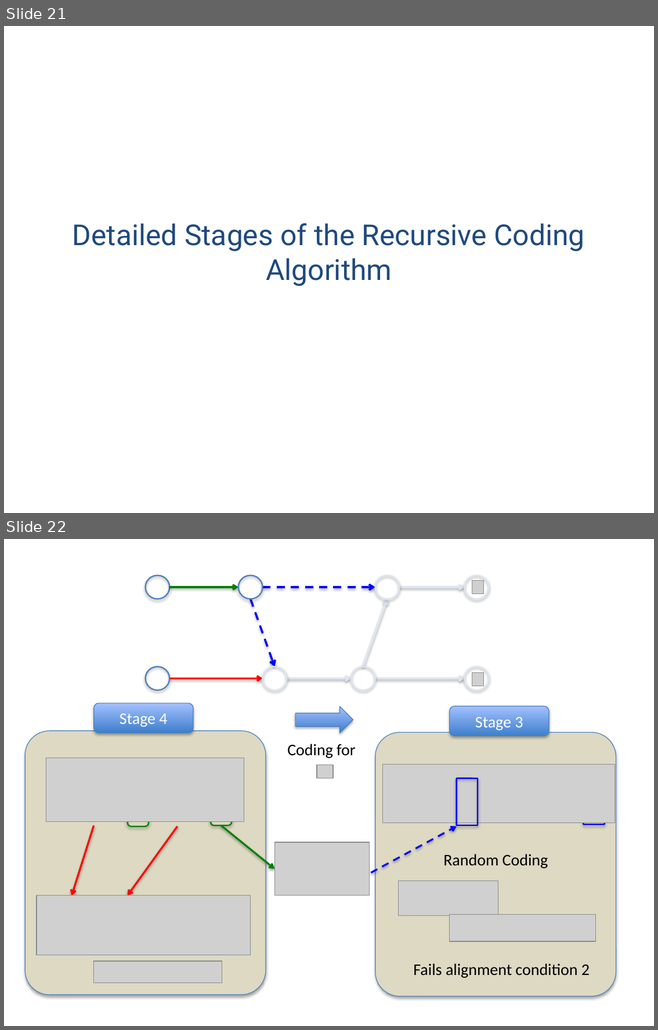
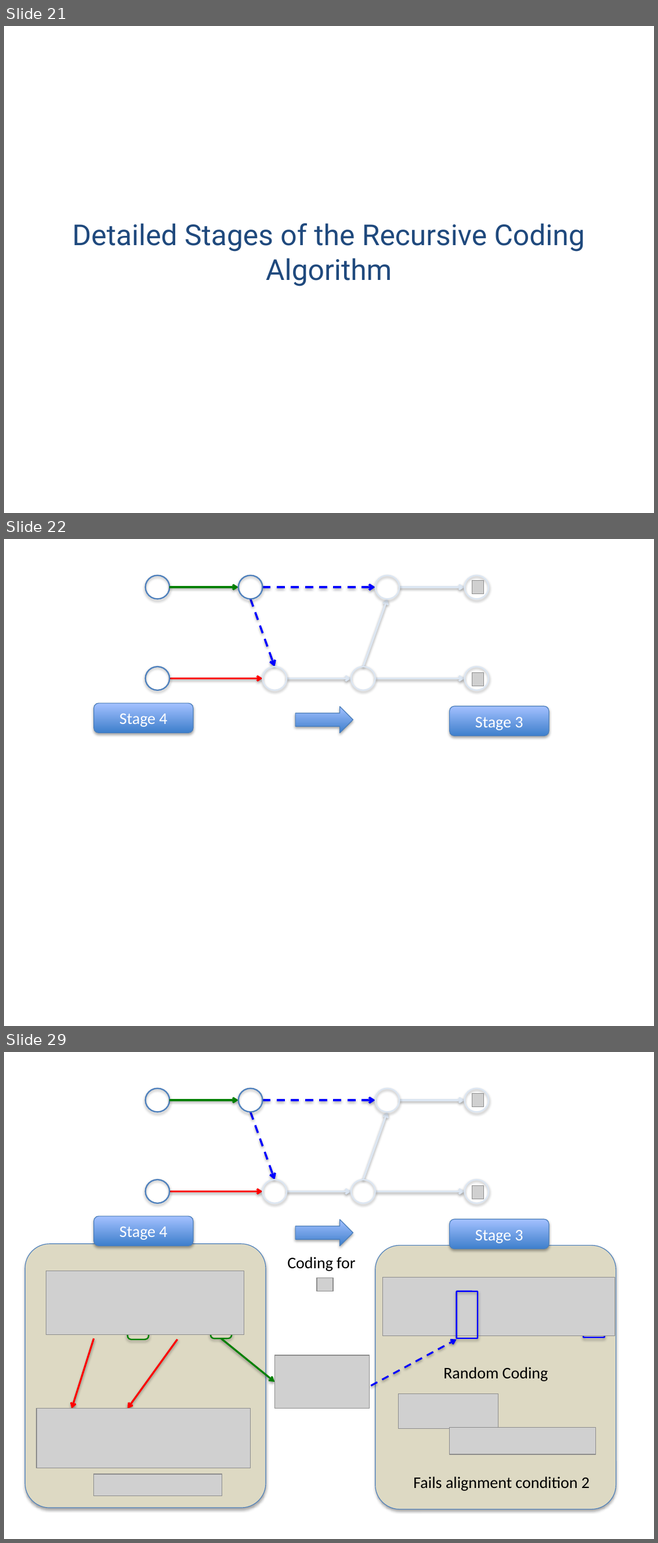
Before and after one commit to weifei/tuz, a slide deck: ExampleSlides.pptx. Shown one above the other, each under a label of ours: slides 21 and 22 before the commit, slides 21, 22 and 29 after it; the slides between them are not shown. The pictures are 658x1030 and 658x1543 pixels, drawn with LibreOffice and Linux fonts; fonts in the diff are those of the drawing; grey boxes stand for pictures; background and template pictures are left out. Boxes give left, top, right and bottom in pixels: in the first picture for what was removed or moved away, otherwise in the second. Text is boxed around its words. In the diff, an @@ line names an element or a change of style, - is before the commit and + after.

```diff
--- a/ExampleSlides.pptx
+++ b/ExampleSlides.pptx
@@ slide 22 added at (4,539,654,1026), background #FFFFFF @@
@@ ellipse added at (146,576,170,599), outline #4F81BD 1.5 pt @@
@@ arrow added from (170, 587) to (238, 587), #008000 2 pt @@
@@ ellipse added at (238,576,263,599), outline #4F81BD 1.5 pt @@
@@ arrow added from (263, 587) to (375, 587), #0000FF 2.25 pt dashed @@
@@ ellipse added at (375,576,399,599), outline #DCE6F2 1.5 pt @@
@@ arrow added from (399, 587) to (465, 587), #DCE6F2 2 pt @@
@@ ellipse added at (465,576,489,599), outline #DCE6F2 1.5 pt @@
@@ picture added at (471,581,484,594) @@
@@ arrow added from (250, 599) to (274, 667), #0000FF 2.25 pt dashed @@
@@ arrow added from (363, 667) to (387, 599), #DCE6F2 2 pt @@
@@ ellipse added at (146,667,170,690), outline #4F81BD 1.5 pt @@
@@ ellipse added at (263,667,286,690), outline #DCE6F2 1.5 pt @@
@@ ellipse added at (351,667,375,690), outline #DCE6F2 1.5 pt @@
@@ ellipse added at (465,667,489,690), outline #DCE6F2 1.5 pt @@
@@ picture added at (471,673,484,686) @@
@@ arrow added from (170, 679) to (263, 679), #FF0000 2 pt @@
@@ arrow added from (286, 679) to (351, 679), #DCE6F2 2 pt @@
@@ arrow added from (375, 679) to (465, 679), #DCE6F2 2 pt @@
@@ rounded rectangle added at (94,703,193,733), fill gradient #3F80CE to #A4C4FF, outline #4B7EBC 0.75 pt, 18 pt, text #FFFFFF @@
+Stage 4
@@ right arrow added at (295,707,353,733), fill gradient #3F80CE to #A4C4FF, outline #4B7EBC 0.75 pt @@
@@ rounded rectangle added at (449,706,549,736), fill gradient #3F80CE to #A4C4FF, outline #4B7EBC 0.75 pt, 18 pt, text #FFFFFF @@
+Stage 3
@@ what was slide 22 is now slide 29 @@
```
Also in this commit, not shown: 1 slide changed, 34 other slides added.
